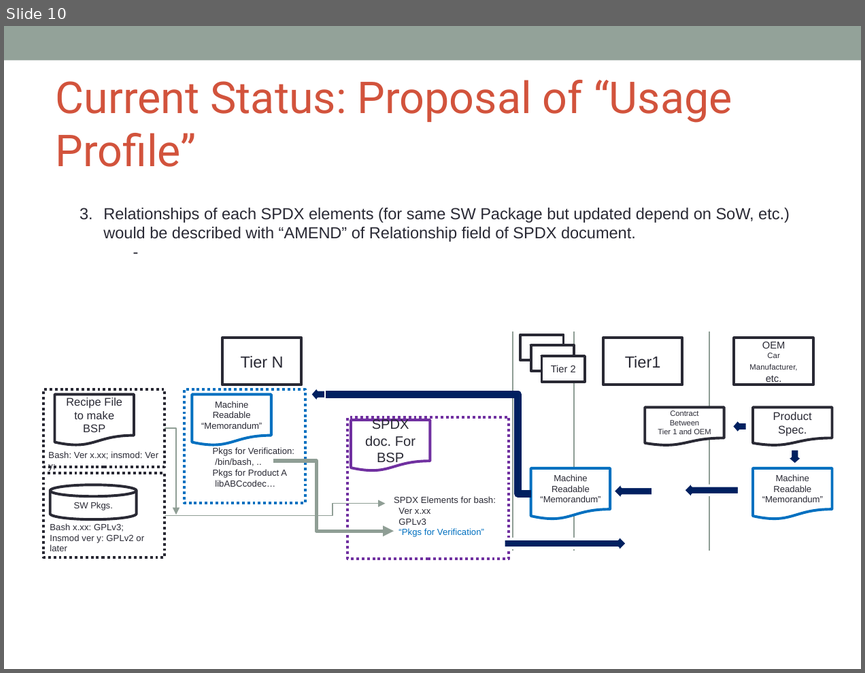
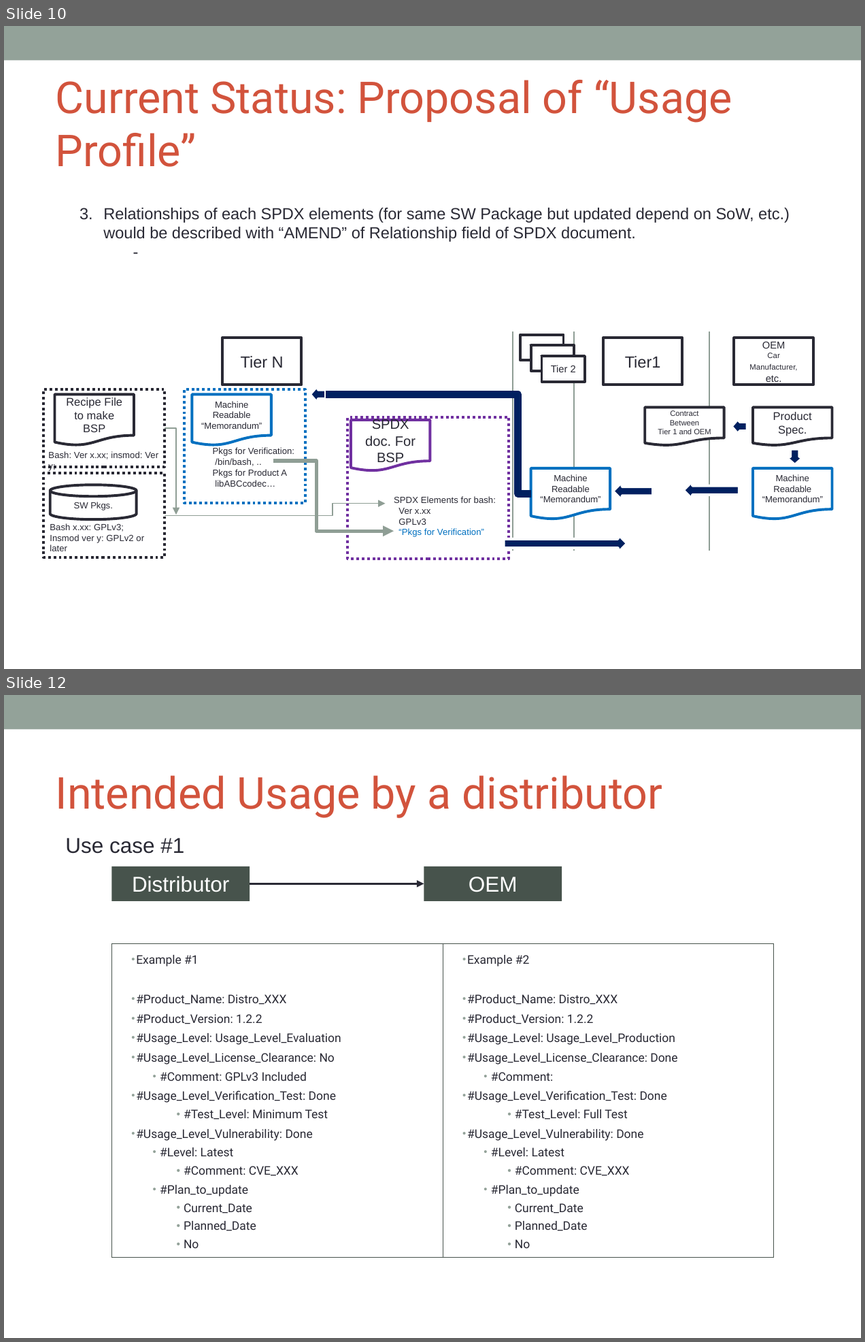
Before and after one commit to OpenChain-Project/OpenChain-JWG, a slide deck: License-Info-Exchange/UsageProfile/Proposal/Background_of_Proposal_of_UsageProfile_CC0.pptx. Shown one above the other, each under a label of ours: slide 10 before the commit, slides 10 and 12 after it; the slides between them are not shown. The pictures are 865x673 and 865x1342 pixels, drawn with LibreOffice and Linux fonts; fonts in the diff are those of the drawing; background and template pictures are left out. Boxes give left, top, right and bottom in pixels: in the first picture for what was removed or moved away, otherwise in the second. Text is boxed around its words. In the diff, an @@ line names an element or a change of style, - is before the commit and + after.

```diff
--- a/License-Info-Exchange/UsageProfile/Proposal/Background_of_Proposal_of_UsageProfile_CC0.pptx
+++ b/License-Info-Exchange/UsageProfile/Proposal/Background_of_Proposal_of_UsageProfile_CC0.pptx
@@ slide 12 added at box(4, 695, 861, 1338), background #FFFFFF; not listed: 1 template element that a slide beside it also shows @@
@@ title added at box(56, 775, 662, 818), 36.9 pt, text #D2533C @@
+Intended Usage by a distributor
@@ text added at box(65, 838, 184, 853), 18 pt, text #292934 @@
+Use case #1
@@ rectangle added at box(112, 866, 250, 900), fill #47534C, 18 pt, text #FFFFFF @@
+Distributor
@@ rectangle added at box(424, 866, 562, 900), fill #47534C, 18 pt, text #FFFFFF @@
+OEM
@@ arrow added from (250, 883) to (424, 883), #292934 1.5 pt @@
@@ text added at box(112, 943, 443, 1257), fill #FFFFFF, outline #47534C 0.75 pt, 10 pt, text #292934 @@
+• Example #1
+• #Product_Name: Distro_XXX
+• #Product_Version: 1.2.2
+• #Usage_Level: Usage_Level_Evaluation
+• #Usage_Level_License_Clearance: No
+  • #Comment: GPLv3 Included
+• #Usage_Level_Verification_Test: Done
+    • #Test_Level: Minimum Test
+• #Usage_Level_Vulnerability: Done
+  • #Level: Latest
+    • #Comment: CVE_XXX
+  • #Plan_to_update
+    • Current_Date
+    • Planned_Date
+    • No
@@ rectangle added at box(443, 943, 773, 1257), fill #FFFFFF, outline #47534C 0.75 pt, 10 pt, text #292934 @@
+• Example #2
+• #Product_Name: Distro_XXX
+• #Product_Version: 1.2.2
+• #Usage_Level: Usage_Level_Production
+• #Usage_Level_License_Clearance: Done
+  • #Comment:
+• #Usage_Level_Verification_Test: Done
+    • #Test_Level: Full Test
+• #Usage_Level_Vulnerability: Done
+  • #Level: Latest
+    • #Comment: CVE_XXX
+  • #Plan_to_update
+    • Current_Date
+    • Planned_Date
+    • No
```
Also in this commit, not shown: 1 slide changed, 1 other slide added.
